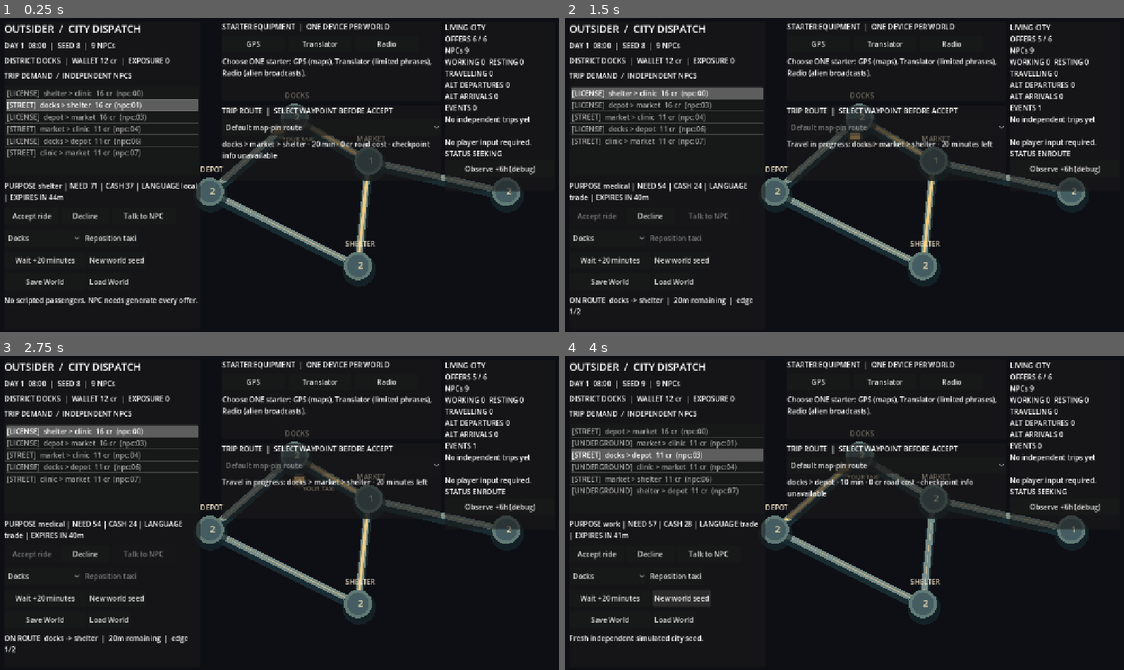
Above: before the commit, frames 1-4 (two rows, left to right).
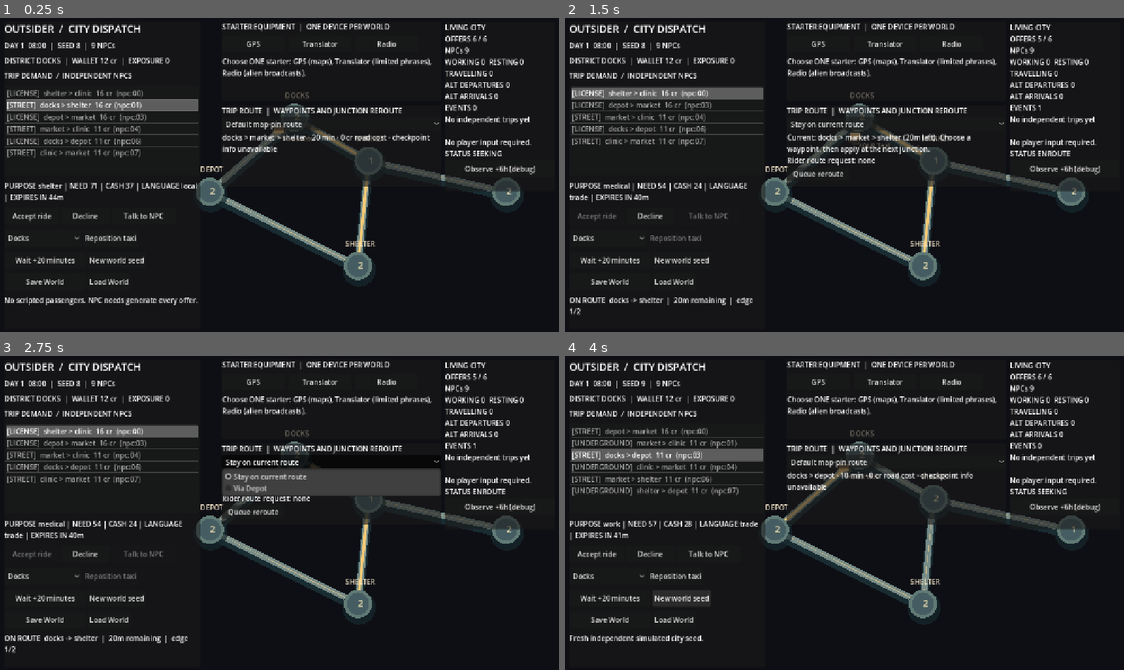
Above: after the commit, the same moments.

Repository: MohamedXIV/outsider-driver-2d
Game: Godot game, scene res://scenes/sandbox.tscn
Same seed, same stepped clock (60 frames per second), same inputs: the game is played once before the commit and once after it.
Inputs (mouse positions are in pixels of both pictures, inside the frame that each line leads up to):
- Up to frame 1 (0.25 s): no input
- Up to frame 2 (1.5 s): click "Default map-pin route" at 0.5 s; click "Accept ride" at 1.25 s
- Up to frame 3 (2.75 s): click (329, 462) at 2 s, where only the run after the commit has a clickable "Stay on current route"
- Up to frame 4 (4 s): click (816, 513) at 2.75 s, where only the run after the commit has a clickable "Queue reroute"; click "New world seed" at 3.5 s

The runs differ from the first frame. In frame 1, 1.7% of the frame differs, in the area x 39-79%, y 28-54%; in frame 2, 2.1%; in frame 3, 3.8%; in frame 4, 1.6%.

Commit message:
Routes P1: live waypoint rerouting and social rider-choice controls in existing map HUD

Diff:
--- a/scenes/sandbox.tscn
+++ b/scenes/sandbox.tscn
@@ -197,22 +197,47 @@
 offset_left = 510.0
 offset_top = 207.0
 offset_right = 1006.0
-offset_bottom = 377.0
+offset_bottom = 391.0
 
 [node name="Content" type="VBoxContainer" parent="HUD/RoutePanel"]
 layout_mode = 2
-theme_override_constants/separation = 7
+theme_override_constants/separation = 3
 
 [node name="Heading" type="Label" parent="HUD/RoutePanel/Content"]
 layout_mode = 2
-text = "TRIP ROUTE  |  SELECT WAYPOINT BEFORE ACCEPT"
+text = "TRIP ROUTE  |  WAYPOINTS AND JUNCTION REROUTE"
 
 [node name="Via" type="OptionButton" parent="HUD/RoutePanel/Content"]
 layout_mode = 2
-custom_minimum_size = Vector2(465, 38)
+custom_minimum_size = Vector2(465, 29)
 
 [node name="Preview" type="Label" parent="HUD/RoutePanel/Content"]
 layout_mode = 2
-custom_minimum_size = Vector2(460, 72)
+custom_minimum_size = Vector2(460, 42)
 autowrap_mode = 3
 text = "Select a request to preview connected roads."
+
+[node name="RiderInfo" type="Label" parent="HUD/RoutePanel/Content"]
+layout_mode = 2
+custom_minimum_size = Vector2(460, 24)
+autowrap_mode = 3
+text = "Passenger route preference."
+
+[node name="RouteActions" type="HBoxContainer" parent="HUD/RoutePanel/Content"]
+layout_mode = 2
+theme_override_constants/separation = 6
+
+[node name="Apply" type="Button" parent="HUD/RoutePanel/Content/RouteActions"]
+layout_mode = 2
+custom_minimum_size = Vector2(142, 30)
+text = "Queue reroute"
+
+[node name="Honor" type="Button" parent="HUD/RoutePanel/Content/RouteActions"]
+layout_mode = 2
+custom_minimum_size = Vector2(142, 30)
+text = "Honor rider"
+
+[node name="Refuse" type="Button" parent="HUD/RoutePanel/Content/RouteActions"]
+layout_mode = 2
+custom_minimum_size = Vector2(142, 30)
+text = "Refuse rider"
--- a/scripts/sandbox/sandbox_city_view.gd
+++ b/scripts/sandbox/sandbox_city_view.gd
@@ -29,6 +29,10 @@
 	var highlighted: Array[String] = world.route_nodes if not world.active_offer_id.is_empty() else preview_nodes
 	for i in range(highlighted.size() - 1):
 		draw_line(_point(highlighted[i]), _point(highlighted[i + 1]), Color("f4cb77"), 6, true)
+	if not world.pending_route_nodes.is_empty():
+		for i in range(world.pending_route_nodes.size() - 1):
+			draw_line(_point(world.pending_route_nodes[i]), _point(world.pending_route_nodes[i+1]),
+				Color("7fd5ce"), 5, true)
 	for district in SandboxRoads.DISTRICTS:
 		var center: Vector2 = _point(district)
 		draw_circle(center + Vector2(2, 9), 38, Color("16292e", 0.7))
@@ -61,8 +65,6 @@
 	if not (event is InputEventMouseButton) or not event.pressed \
 			or event.button_index != MOUSE_BUTTON_LEFT or world == null:
 		return
-	if not world.active_offer_id.is_empty():
-		return
 	var pointer: Vector2 = to_local(get_global_mouse_position())
 	for district in SandboxRoads.DISTRICTS:
 		if pointer.distance_to(_point(district)) < 28.0:
--- a/scripts/sandbox/sandbox_main.gd
+++ b/scripts/sandbox/sandbox_main.gd
@@ -14,6 +14,10 @@
 @onready var _observe: Button = $HUD/WorldPanel/Content/Observe
 @onready var _via: OptionButton = $HUD/RoutePanel/Content/Via
 @onready var _route_preview: Label = $HUD/RoutePanel/Content/Preview
+@onready var _rider_info: Label = $HUD/RoutePanel/Content/RiderInfo
+@onready var _apply_route: Button = $HUD/RoutePanel/Content/RouteActions/Apply
+@onready var _honor: Button = $HUD/RoutePanel/Content/RouteActions/Honor
+@onready var _refuse: Button = $HUD/RoutePanel/Content/RouteActions/Refuse
 @onready var _talk: Button = $HUD/DockPanel/Content/Actions/Talk
 @onready var _dialogue_panel: PanelContainer = $HUD/DialoguePanel
 @onready var _dialogue_title: Label = $HUD/DialoguePanel/Content/Title
@@ -45,6 +49,9 @@
 	_districts.select(0)
 	_offers.item_selected.connect(_on_selected)
 	_via.item_selected.connect(_on_waypoint_selected)
+	_apply_route.pressed.connect(_on_apply_reroute)
+	_honor.pressed.connect(_on_rider_answer.bind(true))
+	_refuse.pressed.connect(_on_rider_answer.bind(false))
 	_city.waypoint_clicked.connect(_on_map_waypoint)
 	_gps.pressed.connect(_on_starter_device.bind("gps"))
 	_translator.pressed.connect(_on_starter_device.bind("translator"))
@@ -80,22 +87,41 @@
 
 
 func _on_waypoint_selected(index: int) -> void:
-	if _world.active_offer_id.is_empty() and index >= 0 and index < _via.item_count:
+	if index >= 0 and index < _via.item_count:
 		_route_waypoint = str(_via.get_item_metadata(index))
 		_render()
 
 
 func _on_map_waypoint(district: String) -> void:
+	var offer: Dictionary = _world.offer_by_id(
+		_world.active_offer_id if not _world.active_offer_id.is_empty() else _selected_id)
+	if offer.is_empty():
+		return
+	var start: String = str(offer["origin"])
 	if not _world.active_offer_id.is_empty():
-		return
-	var offer: Dictionary = _world.offer_by_id(_selected_id)
-	if offer.is_empty():
-		return
-	var proposed: Array[String] = SandboxRoads.path(str(offer["origin"]), str(offer["destination"]), district)
+		start = _world.route_nodes[_world.route_segment + 1]
+	var proposed: Array[String] = SandboxRoads.path(start, str(offer["destination"]), district)
 	if SandboxRoads.valid_path(proposed):
 		_route_waypoint = district
 		_render()
 
+
+
+func _on_apply_reroute() -> void:
+	if _world.queue_reroute(_route_waypoint):
+		_notice_text = "New remaining path queued: taxi will turn at the next junction."
+	else:
+		_notice_text = "No different legal route from the next junction, or insufficient funds."
+	_render()
+
+
+func _on_rider_answer(agree: bool) -> void:
+	if _world.respond_rider_route(agree):
+		_notice_text = "Passenger route request %s; relationship updated." % (
+			"accepted" if agree else "declined")
+	else:
+		_notice_text = "Passenger request is unavailable or route cannot be funded."
+	_render()
 
 
 func _on_starter_device(device: String) -> void:
@@ -345,7 +371,7 @@
 			_world.route_segment + 1, _world.route_nodes.size() - 1
 		]
 	if OS.has_feature("web"):
-		var web_state: String = "Object.assign(document.documentEl …(713 unchanged characters)… outeWaypoint:'%s',sandboxRoutePreview:%s})" % [
+		var web_state: String = "Object.assign(document.documentEl …(713 unchanged characters)… outeWaypoint:'%s',sandboxRoutePreview:%s,sandboxPendingRoute:%s,sandboxRiderStatus:'%s',sandboxRiderVia:'%s',sandboxRiderTrust:'%d',sandboxReplanEnabled:'%s',sandboxRiderInfo:%s})" % [
 			_world.seed, available.size(), _world.residents.size(), _world.events.size(),
 			_world.credits, _world.risk, phase, _world.player_district,
 			_selected_id, str(not _accept.disabled).to_lower(), _settled_count(),
@@ -357,7 +383,12 @@
 			_world.starter_device, _world.knowledge.size(), str(_world.knows(SandboxKnowledge.ROUTE_MARKER)).to_lower(),
 			JSON.stringify(_gear_info.text), departed, arrived, working, resting, moving,
 			JSON.stringify(_world.route_nodes), _world.route_segment, _world.route_edge_elapsed,
-			_route_waypoint, JSON.stringify(_route_preview.text)
+			_route_waypoint, JSON.stringify(_route_preview.text),
+			JSON.stringify(_world.pending_route_nodes),
+			str(_world.rider_route_request.get("status", "")),
+			str(_world.rider_route_request.get("via", "")),
+			int(_world.resident(str(_world.offer_by_id(_world.active_offer_id).get("npc_id", ""))).get("trust", 0)),
+			str(not _apply_route.disabled).to_lower(), JSON.stringify(_rider_info.text)
 		]
 		JavaScriptBridge.eval(web_state, true)
 
@@ -386,45 +417,67 @@
 
 
 func _render_route_picker(offer: Dictionary) -> void:
+	var active: bool = not _world.active_offer_id.is_empty()
+	if active:
+		offer = _world.offer_by_id(_world.active_offer_id)
 	_via.clear()
-	_via.add_item("Default map-pin route")
+	_via.add_item("Stay on current route" if active else "Default map-pin route")
 	_via.set_item_metadata(0, "")
-	_via.disabled = not _world.active_offer_id.is_empty() or offer.is_empty()
-	if not _world.active_offer_id.is_empty():
-		_city.preview_nodes = _world.route_nodes.duplicate()
-		_route_preview.text = "Travel in progress: %s · %d minutes left" % [
-			" > ".join(_world.route_nodes), _world.remaining_minutes
-		]
-		return
+	_apply_route.visible = active
+	var request: Dictionary = _world.rider_route_request
+	var pending_question: bool = active and request.get("status", "") == "pending"
+	_honor.visible = pending_question
+	_refuse.visible = pending_question
+	_rider_info.visible = active
+	_via.disabled = offer.is_empty() or (active and _world.route_nodes[_world.route_segment + 1] == str(offer["destination"]))
+	_apply_route.disabled = _via.disabled
 	if offer.is_empty():
 		_city.preview_nodes = []
-		_route_preview.text = "Select a local request to see its connected road path."
-		return
-	var from: String = str(offer["origin"])
-	var to: String = str(offer["destination"])
+		_route_preview.text = "Select a request to preview connected roads."
+		return
+	var start: String = str(offer["origin"])
+	var dest: String = str(offer["destination"])
+	if active:
+		start = _world.route_nodes[_world.route_segment + 1]
+		if pending_question:
+			var speaker: Dictionary = _world.resident(str(offer["npc_id"]))
+			var legible: bool = SandboxKnowledge.understands(str(speaker["language"]), _world.knowledge)
+			_rider_info.text = "Rider requests %s corridor (%s)." % [
+				str(request["via"]).capitalize(), str(request["reason"]).replace("_", " ")
+			] if legible else "Rider gestures toward %s on the map; motive unclear." % str(request["via"]).capitalize()
+		else:
+			_rider_info.text = "Rider route request: %s" % str(request.get("status", "none"))
+	if _via.disabled:
+		_city.preview_nodes = _world.route_nodes.duplicate() if active else []
+		_route_preview.text = "Final edge: next junction is the destination." if active else "No connected path."
+		return
 	var selected: int = 0
 	for district in SandboxRoads.DISTRICTS:
-		if district == from or district == to:
+		if district == start or district == dest:
 			continue
-		var options: Array[String] = SandboxRoads.path(from, to, district)
-		if not SandboxRoads.valid_path(options):
+		var path: Array[String] = SandboxRoads.path(start, dest, district)
+		if not SandboxRoads.valid_path(path):
 			continue
 		_via.add_item("Via %s" % district.capitalize())
-		var idx: int = _via.item_count - 1
-		_via.set_item_metadata(idx, district)
+		var index: int = _via.item_count - 1
+		_via.set_item_metadata(index, district)
 		if district == _route_waypoint:
-			selected = idx
+			selected = index
 	_via.select(selected)
 	_route_waypoint = str(_via.get_item_metadata(selected))
-	var route: Array[String] = SandboxRoads.path(from, to, _route_waypoint)
-	_city.preview_nodes = route.duplicate()
-	if not SandboxRoads.valid_path(route):
-		_route_preview.text = "No connected road path for this offer."
+	var preview: Array[String] = SandboxRoads.path(start, dest, _route_waypoint)
+	_city.preview_nodes = preview.duplicate()
+	if active:
+		_route_preview.text = "Current: %s (%dm left). %s" % [
+			" > ".join(_world.route_nodes), _world.remaining_minutes,
+			"Queued: %s" % " > ".join(_world.pending_route_nodes) if not _world.pending_route_nodes.is_empty() else
+			"Choose a waypoint, then apply at the next junction."
+		]
 		return
 	var exposure: String = " · checkpoint info unavailable"
 	if _world.knows("map:district-graph"):
-		exposure = " · known checkpoint exposure %d" % SandboxRoads.path_exposure(route)
+		exposure = " · known checkpoint exposure %d" % SandboxRoads.path_exposure(preview)
 	_route_preview.text = "%s · %d min · %d cr road cost%s" % [
-		" > ".join(route), SandboxRoads.path_minutes(route),
-		SandboxRoads.path_expense(route), exposure
+		" > ".join(preview), SandboxRoads.path_minutes(preview),
+		SandboxRoads.path_expense(preview), exposure
 	]
